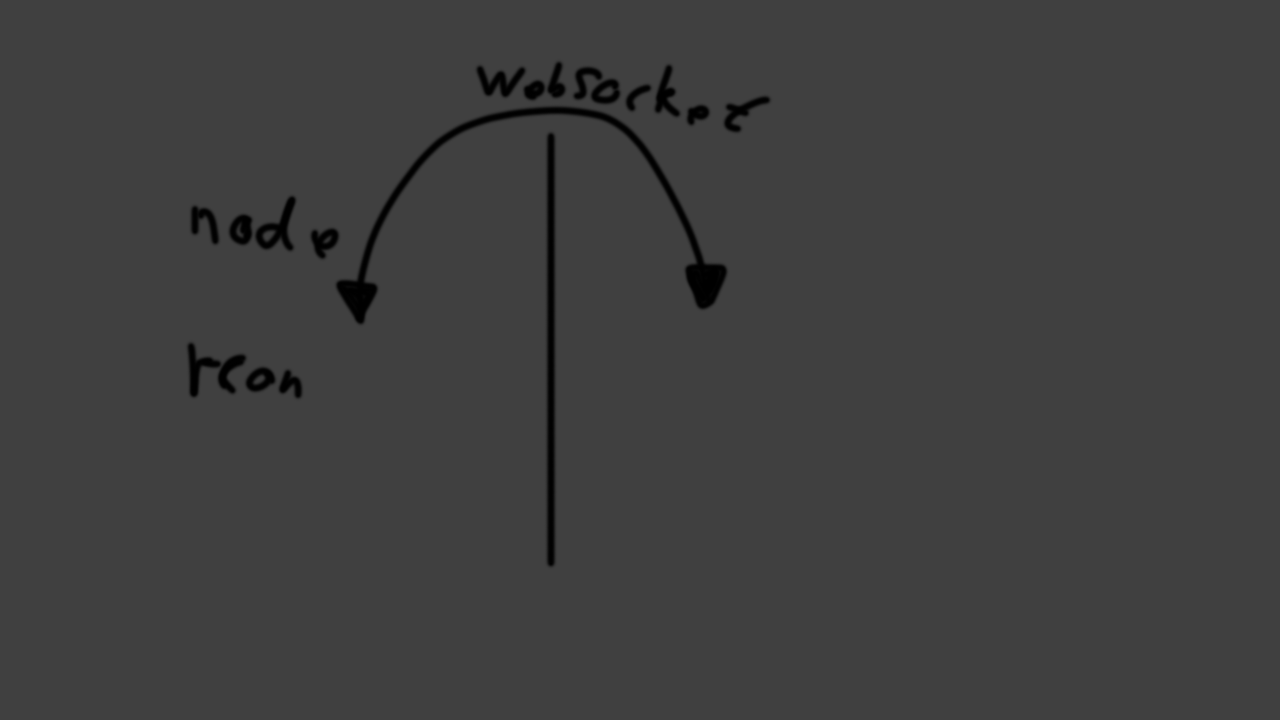
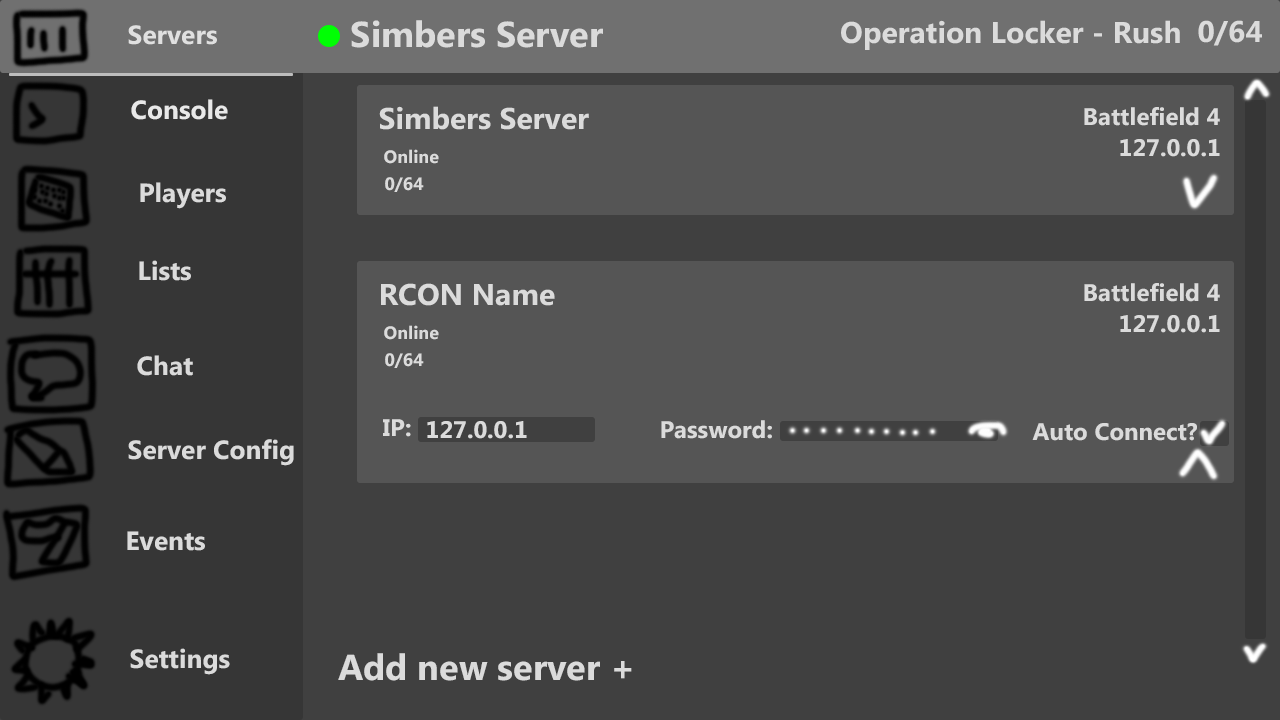
Two versions of the same layered image (w=1280, h=720). Layer-by-layer changes:
added group "Global - Server Status" with 4 layers above "Sidebar Unextended" over [318, 20, 1262, 50]
added layer "Operation Locker - Rush" in group "Global - Server Status" over [841, 20, 1180, 50]
added layer "Simbers Server" (1st of 2, in "Global - Server Status") in group "Global - Server Status" over [351, 20, 603, 48]
showed group "Sidebar Extended" (14 layers) over [0, 0, 1280, 720]
painted on "Settings" over [130, 648, 230, 675]
painted on "Server Config" over [128, 439, 294, 466]
added layer "Rectangle 7" in group "Sidebar Extended" over [0, 0, 1280, 73]
painted on "Rectangle 1" (2nd of 2, in "Sidebar Extended") over [0, 0, 303, 720]
showed group "Servers" (2nd of 2) (29 layers), moved it above "Connected" over [302, 59, 1279, 719]
added layer "Add new server +" in group "Servers" over [338, 653, 632, 681]
added layer "Scroll Arrows" in group "Servers" over [1240, 77, 1272, 665]
added layer "Scroll Bar" in group "Servers" over [1245, 100, 1266, 639]
added group "Server 1" with 7 layers in group "Servers" over [357, 85, 1234, 215]
added layer "Simbers Server" (2nd of 2, in "Servers" › "Server 1") in group "Server 1" over [379, 106, 589, 130]
added layer "Rectangle 2" (1st of 2, in "Servers" › "Server 1") in group "Server 1" over [357, 85, 1234, 215]
added group "Server 2" with 15 layers in group "Servers" over [357, 261, 1234, 483]
moved "Layer 4" into group "Server 2", painted on it over [184, 58, 1229, 571]
added layer "Auto Connect?" in group "Server 2" over [1032, 423, 1197, 441]
added layer "Rectangle 4" in group "Server 2" over [780, 421, 998, 441]
added layer "Rectangle 3" in group "Server 2" over [418, 417, 595, 442]
added layer "RCON Name" in group "Server 2" over [381, 283, 555, 306]
added layer "Rectangle 2" (2nd of 2, in "Servers" › "Server 2") in group "Server 2" over [357, 261, 1234, 483]
…and 23 more changes (17 added, 6 painted)
